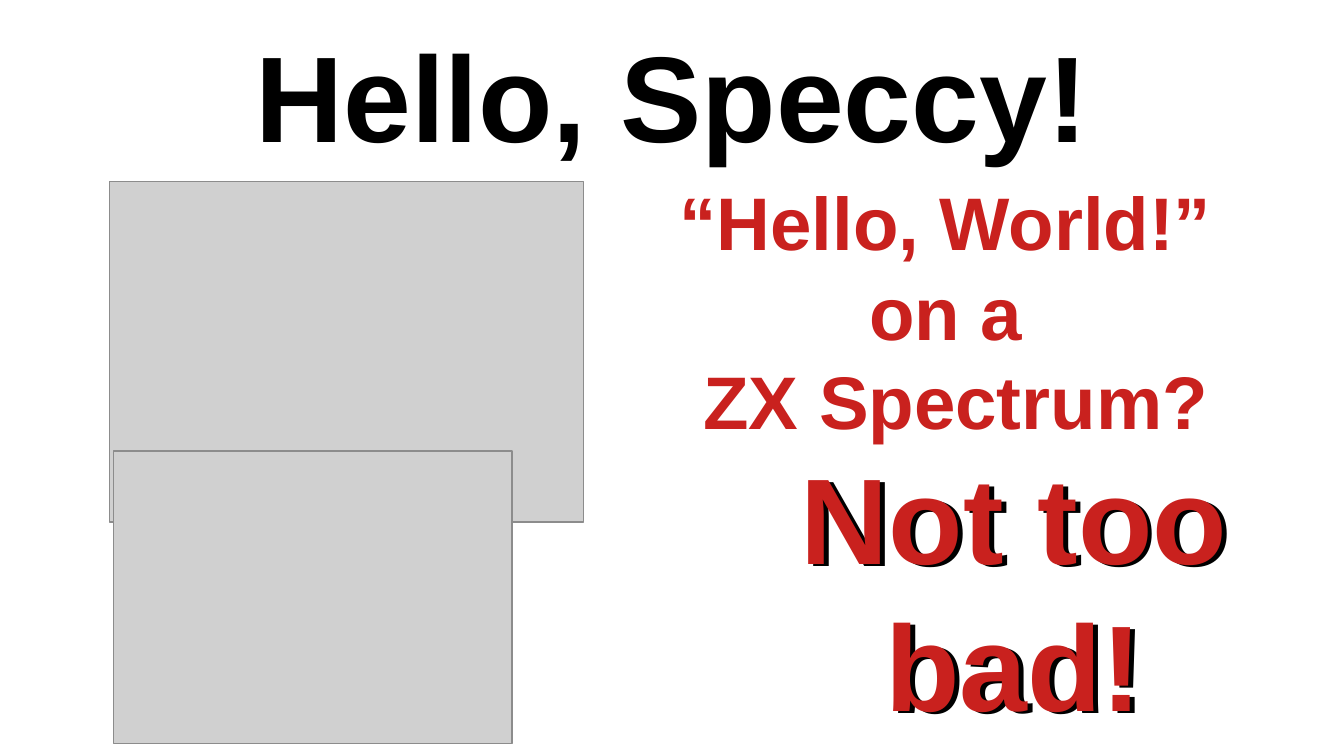
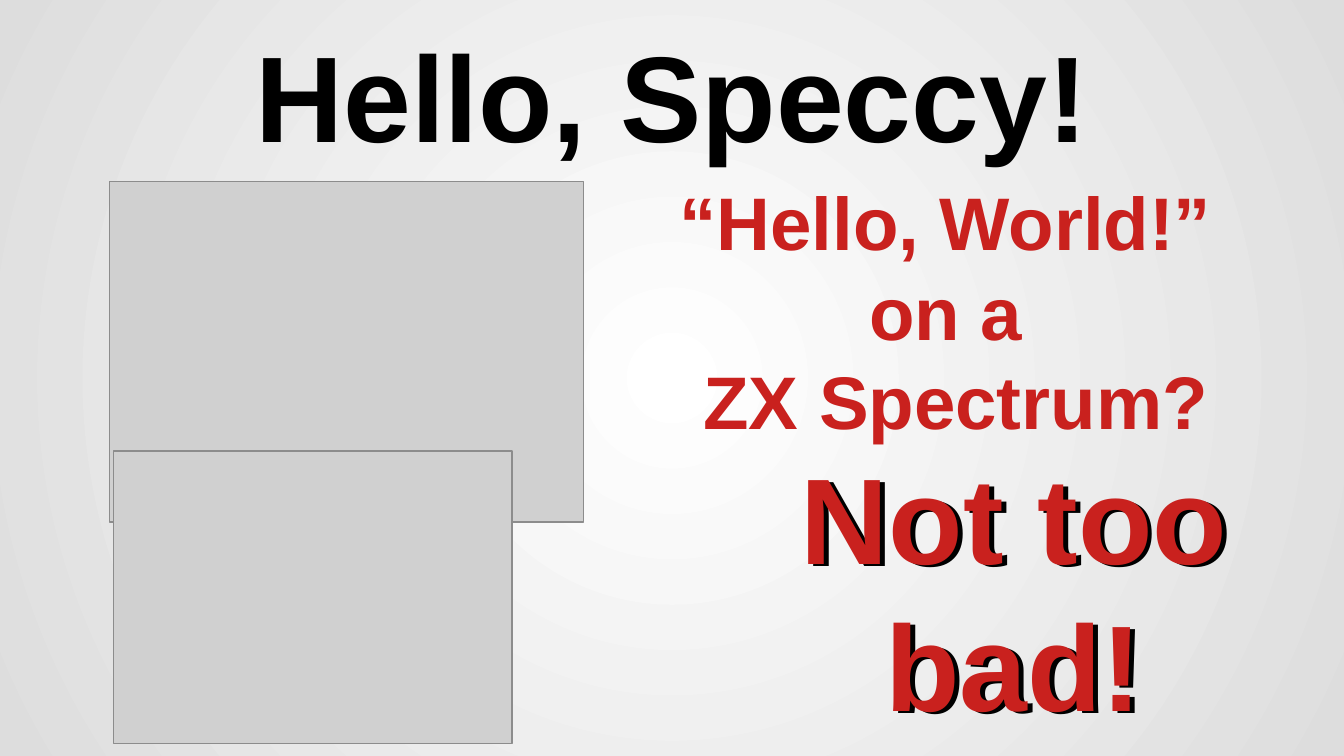
Before and after one commit to SlithyMatt/zxs-hello, a slide deck: slide 1 of hellospeccy.odp. Drawn at 1344x756 pixels with LibreOffice and Linux fonts; fonts in the diff are those of the drawing; grey boxes stand for pictures. Boxes give left, top, right and bottom in pixels: in the first picture for what was removed or moved away, otherwise in the second. Text is boxed around its words. In the diff, an @@ line names an element or a change of style, - is before the commit and + after.

```diff
--- a/hellospeccy.odp
+++ b/hellospeccy.odp
@@ background #FFFFFF to gradient #FFFFFF to #DDDDDD @@
```
Also in this commit, not shown: 1 other slide changed, 1 other file.
